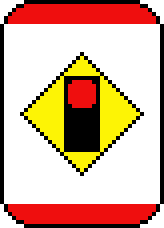
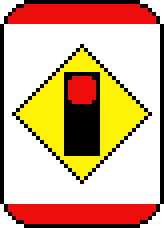
The second 164×228 image is a revision of the first. Changes to its layers:
painted on "Red light" over [68, 76, 96, 108]
painted on "Traffic light background" over [12, 44, 152, 184]
